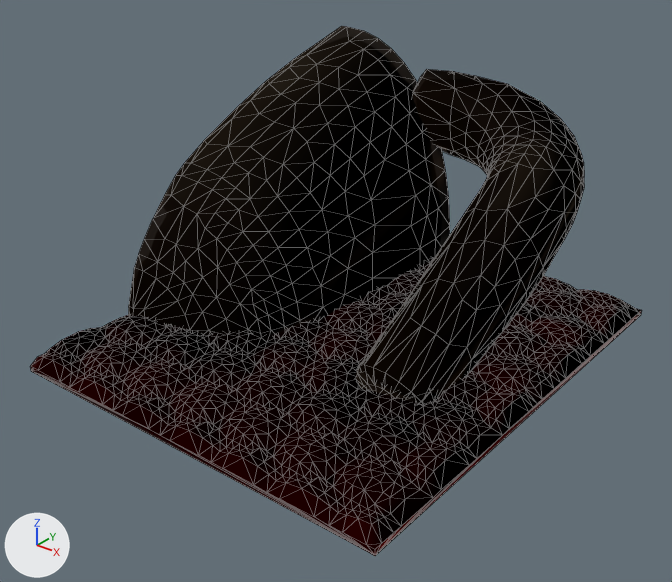
The glTF model assets/models/enemies/tan_dome_br.glb, before and after one commit.
Before and after are seen from a 50 mm camera at (29.6, -38.5, 26.9) aimed at (0.2, -1.9, 4.1). Arrows for +X, +Y and +Z are at lower left; the lights stay in place. The first picture is the older version. Mesh edges are drawn as thin lines. Vertices at exactly the same position are counted once.

Names of what the first picture shows: 'tan_dome_br_body', 'tan_dome_br_dome_bed', 'tan_dome_br_leg-1' and 1 more.
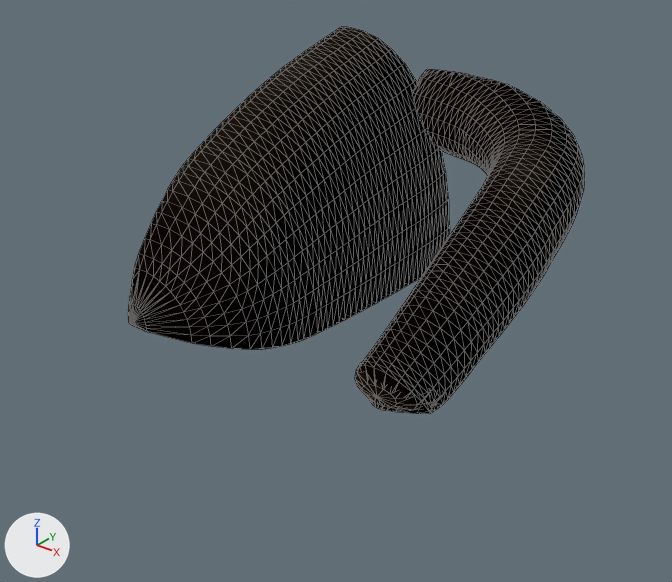
Changed parts and their boxes [x1, y1, x2, y2] in the pictures (672 x 582 px):
'tan_dome_br_dome_bed', deleted: before [30, 257, 642, 556]
    faces in mat_hexrock_74_116 (red #7d0300): [31, 297, 631, 556]
    faces in mat_hexrock_73_115 (dark red #660300): [30, 276, 641, 555]
    faces in mat_hexrock_72_114 (dark red #4b0000): [31, 257, 642, 554]
    faces in mat_hexrock_71_113 (dark red #340000): [62, 268, 633, 534]
    faces in mat_hexrock_75_117 (red #940700): [156, 304, 635, 556]
'tan_dome_br_body', reshaped: before [129, 26, 450, 336]; after [128, 26, 450, 350]
'tan_dome_br_leg-1', reshaped: before [359, 69, 584, 405]; after [359, 69, 584, 414]
part 1 of me_body_006, cut back: before [129, 27, 450, 336]; after [128, 26, 450, 350]
part 2 of me_leg_1_005, cut back: before [359, 69, 584, 405]; after [359, 69, 584, 414]
part 3 of me_leg_1_005, recoloured: before [449, 311, 476, 347]; after [415, 384, 424, 397]
part 4 of me_leg_1_005, recoloured: before [519, 121, 534, 130]; after [521, 130, 535, 135]
part 5 of me_leg_1_005, recoloured: before [475, 164, 517, 211]; after [504, 158, 522, 165]

The change in detail:
me_body_006 is used by ob_tan_dome_br_body; location (0.0, 0.0, 0.0).
me_body_006 had 187 vertices, 370 faces and spanned x -12.0..-1.9, y -7.1..14.0, z 0.0..15.1.
me_body_006 now has 688 vertices, 1372 faces and spans x -12.0..-1.9, y -7.1..14.0, z 0.0..15.1.
me_body_006 part 1: 3 vertices moved within x -12.0..-2.3, y -6.8..14.0, z 1.3..9.6; 143 vertices removed from x -12.0..-1.9, y -6.9..14.0, z 0.0..14.5; 644 vertices added at x -12.0..-1.9, y -7.0..14.0, z 0.0..15.0.
me_leg_1_005 is used by ob_tan_dome_br_leg_1; location (0.0, 0.0, 0.0).
me_leg_1_005 had 249 vertices, 494 faces and spanned x -5.7..8.8, y -4.9..14.0, z 0.0..13.2.
me_leg_1_005 now has 915 vertices, 1826 faces and spans x -5.7..8.9, y -4.9..14.0, z 0.0..13.2.
me_leg_1_005 part 2: 58 vertices moved from x -1.2..8.5, y -4.9..14.0, z 0.0..13.1 to x -2.5..8.3, y -4.9..14.0, z 0.0..13.1; 122 vertices removed from x -4.3..8.8, y -4.9..14.0, z 0.0..12.9; 788 vertices added at x -4.9..8.9, y -4.9..14.0, z 0.0..13.2.
me_leg_1_005 part 3: 1 face spanning x 7.3..7.7, y -4.3..-4.0, z 1.0..1.8 switches from mat_dome_tan_a5_165 (brown #483425) to mat_dome_tan_a4_164 (brown #3c2916).
me_leg_1_005 part 4: 1 face spanning x 4.0..5.0, y 10.9..11.5, z 10.9..11.2 switches from mat_dome_tan_a6_166 (brown #534034) to mat_dome_tan_a7_167 (brown #664f40).
me_leg_1_005 part 5: 2 faces spanning x 4.3..5.3, y 8.8..9.3, z 9.6..10.1 switch from mat_dome_tan_a6_166 (brown #534034) to mat_dome_tan_a8_168 (brown #75624f).
Object 'tan_dome_br_dome_bed' (ob_tan_dome_br_dome_bed) is deleted.
